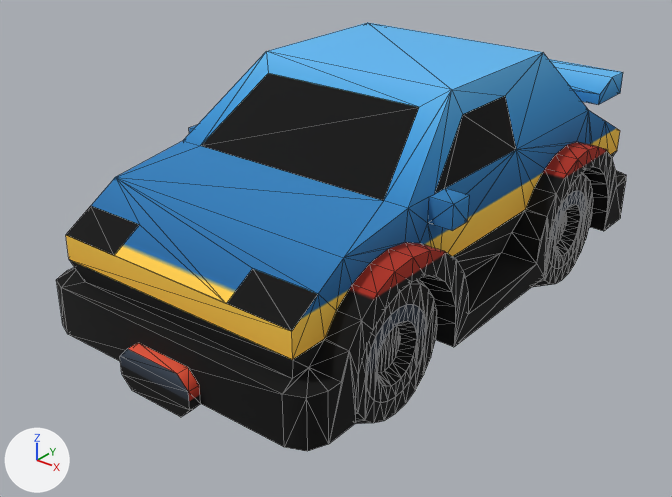
Renders of the glTF model app/src/main/assets/cars/sedan-sports.glb from each side of a commit.
Both versions are drawn from a 50 mm lens placed at (2.16, -2.95, 2.05), pointed at (-0.06, -0.18, 0.32). Lighting does not change. The marker at lower left points along +X, +Y and +Z. The picture after the commit comes second. Mesh edges are drawn as thin lines. Where no turn or scale is listed for an object, it has been applied to the vertices. Vertices at exactly the same position are counted once.

The older version as bpy lines, for what is in view:
```python
me_body = bpy.data.meshes.new('body')
me_body.from_pydata(...)  # 365 vertices, 711 faces; spans x -0.65..0.65, y -1.27..1.27, z 0.0..0.95
me_body.materials.append(mat_colormap)
me_spoiler = bpy.data.meshes.new('spoiler')
me_spoiler.from_pydata(...)  # 26 vertices, 48 faces; spans x -0.55..0.55, y -0.119..0.119, z 0.0..0.3
me_spoiler.materials.append(mat_colormap)
me_wheel_back_left = bpy.data.meshes.new('wheel-back-left')
me_wheel_back_left.from_pydata(...)  # 216 vertices, 332 faces; spans x -0.05..0.3, y -0.3..0.3, z -0.3..0.3
me_wheel_back_left.materials.append(mat_colormap)
me_wheel_front_left = bpy.data.meshes.new('wheel-front-left')
me_wheel_front_left.from_pydata(...)  # 216 vertices, 332 faces; spans x -0.05..0.3, y -0.3..0.3, z -0.3..0.3
me_wheel_front_left.materials.append(mat_colormap)
ob_body = bpy.data.objects.new('body', me_body)
ob_body.location = (0.0, 0.025, 0.15)
ob_spoiler = bpy.data.objects.new('spoiler', me_spoiler)
ob_spoiler.location = (0.0, 1.069, 0.6)
ob_wheel_back_left = bpy.data.objects.new('wheel-back-left', me_wheel_back_left)
ob_wheel_back_left.location = (0.3, 0.66, 0.3)
ob_wheel_front_left = bpy.data.objects.new('wheel-front-left', me_wheel_front_left)
ob_wheel_front_left.location = (0.3, -0.66, 0.3)
```
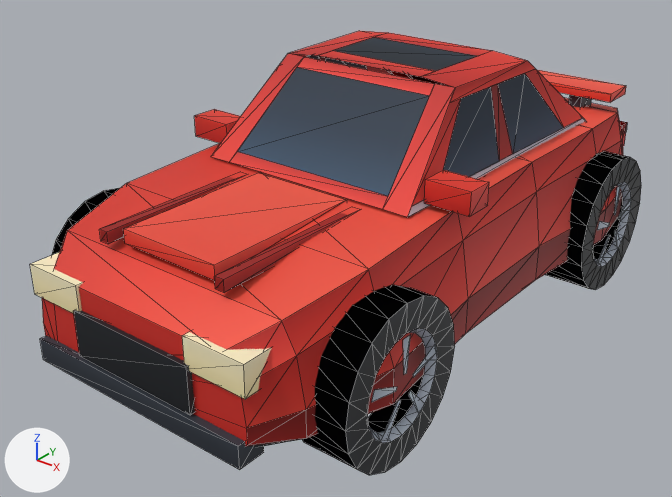
Location of each change, [x1, y1, x2, y2] in pixels of the pictures (672 x 497 px):
'body', reshaped, moved, recoloured: before [56, 23, 626, 451]; after [30, 31, 627, 470]
'wheel-set', added: after [52, 151, 641, 475]
'wheel-front-left', deleted: before [355, 279, 437, 424]
'wheel-back-left', deleted: before [532, 173, 593, 287]
'spoiler', deleted (blue): before [549, 59, 623, 105]
part 1 of me_body, added (red): after [123, 173, 347, 280]
part 2 of me_body, added: after [99, 177, 235, 244]
part 3 of me_body, added (red): after [214, 213, 349, 293]
part 4 of me_body, added (mostly hidden): after [569, 95, 592, 108]
part 5 of me_body, added (red): after [537, 70, 626, 102]
part 6 of me_body, added (red): after [194, 109, 241, 143]
part 7 of me_body, added (red): after [424, 170, 489, 216]
part 8 of me_body, added: after [40, 336, 264, 470]
part 9 of me_body, added: after [74, 310, 195, 415]
part 10 of me_body, added (beige): after [30, 252, 83, 313]
part 11 of me_body, added (beige): after [182, 332, 271, 399]
part 12 of me_body, rebuilt: before [56, 23, 626, 451]; after [42, 98, 623, 447]
part 13 of me_body, added: after [211, 31, 586, 217]
part 14 of me_body, added (mostly hidden): after [620, 121, 627, 146]
part 15 of me_body, deleted: before [120, 343, 201, 417]

Edits to the bpy script that builds the scene:
```text
Change me_body:
    remove me_body.from_pydata(...)  # 365 vertices, 711 faces; spans x -0.65..0.65, y -1.27..1.27, z 0.0..0.95
    remove me_body.materials.append(mat_colormap)
    add me_body.from_pydata(...)  # 320 vertices, 510 faces; spans x -0.7..0.7, y -1.35..1.37, z 0.16..1.1
    me_body part 1: a new loose piece, a box spanning x -0.22..0.22, y -1.14..-0.46, z 0.66..0.715, in mat_waffle_palette (picture img_image_0)
    me_body part 2: a new loose piece, a box spanning x -0.3..-0.26, y -1.18..-0.48, z 0.66..0.705, in mat_waffle_palette (picture img_image_0)
    me_body part 3: a new loose piece, a box spanning x 0.26..0.3, y -1.18..-0.48, z 0.66..0.705, in mat_waffle_palette (picture img_image_0)
    me_body part 4: a new loose piece, a box spanning x 0.34..0.4, y 1.1..1.22, z 0.68..0.79, in mat_waffle_palette (picture img_image_0)
    me_body part 5: a new loose piece, a box spanning x -0.55..0.55, y 1.08..1.25, z 0.78..0.82, in mat_waffle_palette (picture img_image_0)
    me_body part 6: a new loose piece, a box spanning x -0.68..-0.49, y -0.36..-0.24, z 0.74..0.83, in mat_waffle_palette (picture img_image_0)
    me_body part 7: a new loose piece, a box spanning x 0.49..0.68, y -0.36..-0.24, z 0.74..0.83, in mat_waffle_palette (picture img_image_0)
    me_body part 8: a new loose piece, a box spanning x -0.5..0.5, y -1.35..-1.24, z 0.18..0.27, in mat_waffle_palette (picture img_image_0)
    me_body part 9: a new loose piece, a box spanning x -0.28..0.28, y -1.34..-1.26, z 0.28..0.46, in mat_waffle_palette (picture img_image_0)
    me_body part 10: a new loose piece, a box spanning x -0.52..-0.26, y -1.33..-1.18, z 0.44..0.56, in mat_waffle_palette (picture img_image_0)
    me_body part 11: a new loose piece, a box spanning x 0.26..0.52, y -1.33..-1.18, z 0.44..0.56, in mat_waffle_palette (picture img_image_0)
    me_body part 12: the loose piece of 333 vertices spanning x -0.65..0.65, y -1.23..1.23, z 0.05..0.95 is rebuilt with 80 vertices and now spans x -0.7..0.7, y -1.32..1.3, z 0.16..0.73, in mat_waffle_palette (picture img_image_0)
    me_body part 13: a new loose piece of 60 vertices spanning x -0.52..0.52, y -0.46..0.92, z 0.72..1.1, in mat_waffle_palette (picture img_image_0)
    me_body part 14: a new loose piece of 20 vertices spanning x -0.55..0.55, y 1.27..1.33, z 0.5..0.62, in mat_waffle_palette (picture img_image_0)
    me_body part 15: the loose piece of 16 vertices spanning x -0.17..0.17, y -1.27..-1.23, z 0.0..0.17 is deleted
    other edits to the shape of me_body do not show in these pictures
    add me_body.materials.append(mat_waffle_palette)  # picture img_image_0
Change ob_body:
    ob_body.location: (0.0, 0.025, 0.15) -> (0.0, 0.0, 0.0)
Remove ob_spoiler:
    ob_spoiler = bpy.data.objects.new('spoiler', me_spoiler)
Remove ob_wheel_back_left:
    ob_wheel_back_left = bpy.data.objects.new('wheel-back-left', me_wheel_back_left)
Remove ob_wheel_front_left:
    ob_wheel_front_left = bpy.data.objects.new('wheel-front-left', me_wheel_front_left)
Add ob_wheel_set:
    ob_wheel_set = bpy.data.objects.new('wheel-set', me_wheel_set)  # 400 vertices, 520 faces; spans x -0.74..0.74, y -1.13..1.13, z 0.0..0.62; in mat_waffle_palette (picture img_image_0)
    ob_wheel_set.location = (0.0, 0.0, 0.0)
```
